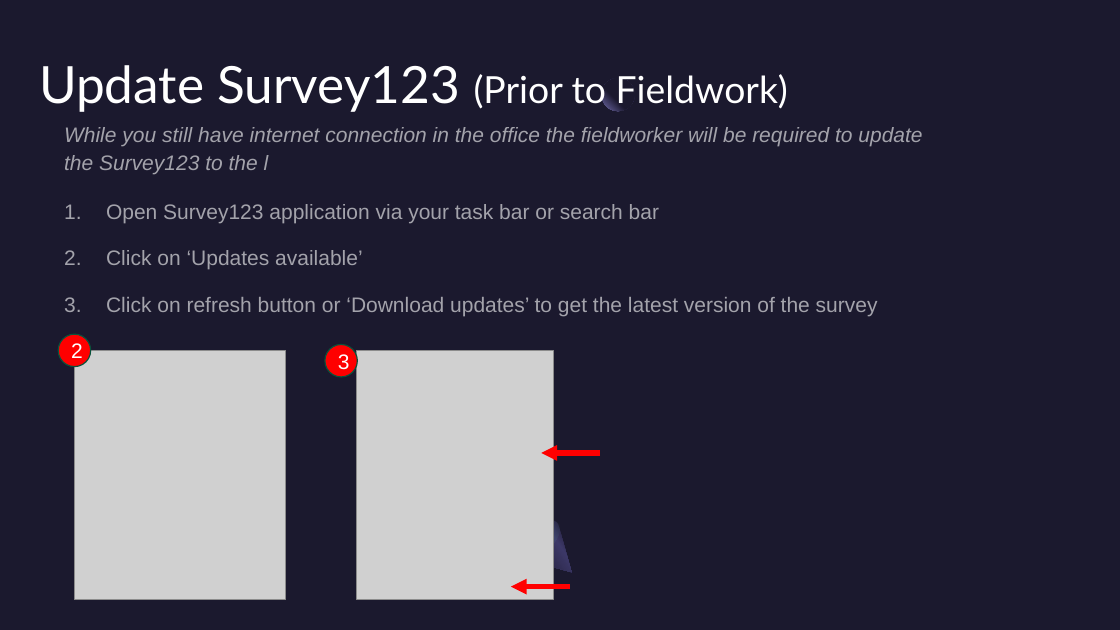
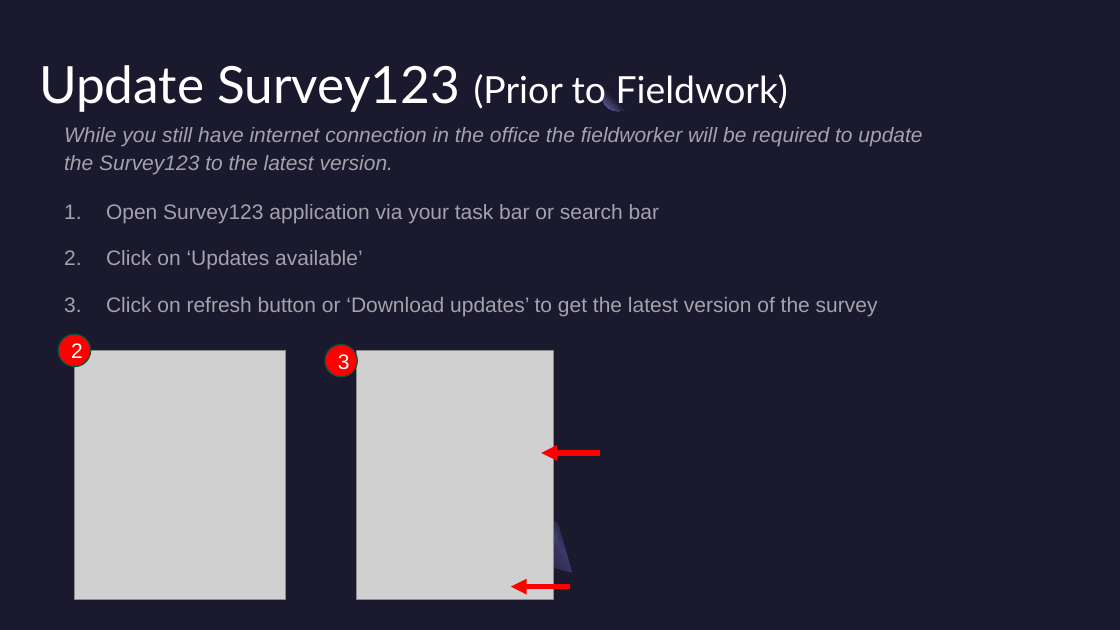
Before and after one commit to NWFWMD-IT/Hydrologic-Monitoring-Project, a slide deck: slide 3 of documents/user_guides/Hydrologic-Monitoring-Project-Fieldwork-Instructions.pptx. Drawn at 1120x630 pixels with LibreOffice and Linux fonts; fonts in the diff are those of the drawing; grey boxes stand for pictures. Boxes give left, top, right and bottom in pixels: in the first picture for what was removed or moved away, otherwise in the second. Text is boxed around its words. In the diff, an @@ line names an element or a change of style, - is before the commit and + after.

```diff
--- a/documents/user_guides/Hydrologic-Monitoring-Project-Fieldwork-Instructions.pptx
+++ b/documents/user_guides/Hydrologic-Monitoring-Project-Fieldwork-Instructions.pptx
@@ text at (64,127,922,175): text changed @@
-While you still have internet connection in the office the fieldworker will be required to update the Survey123 to the l
+While you still have internet connection in the office the fieldworker will be required to update the Survey123 to the latest version.
```
Also in this commit, not shown: 4 other slides changed, 4 slides added, 1 slide removed.
